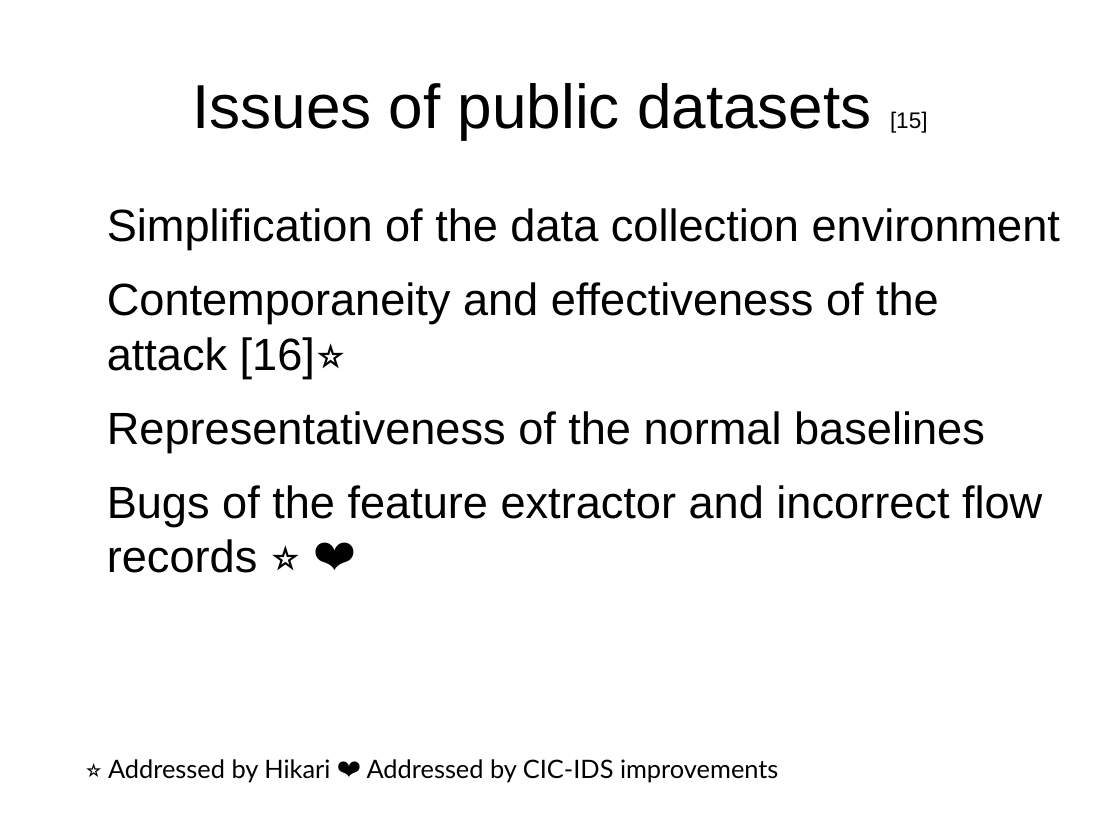
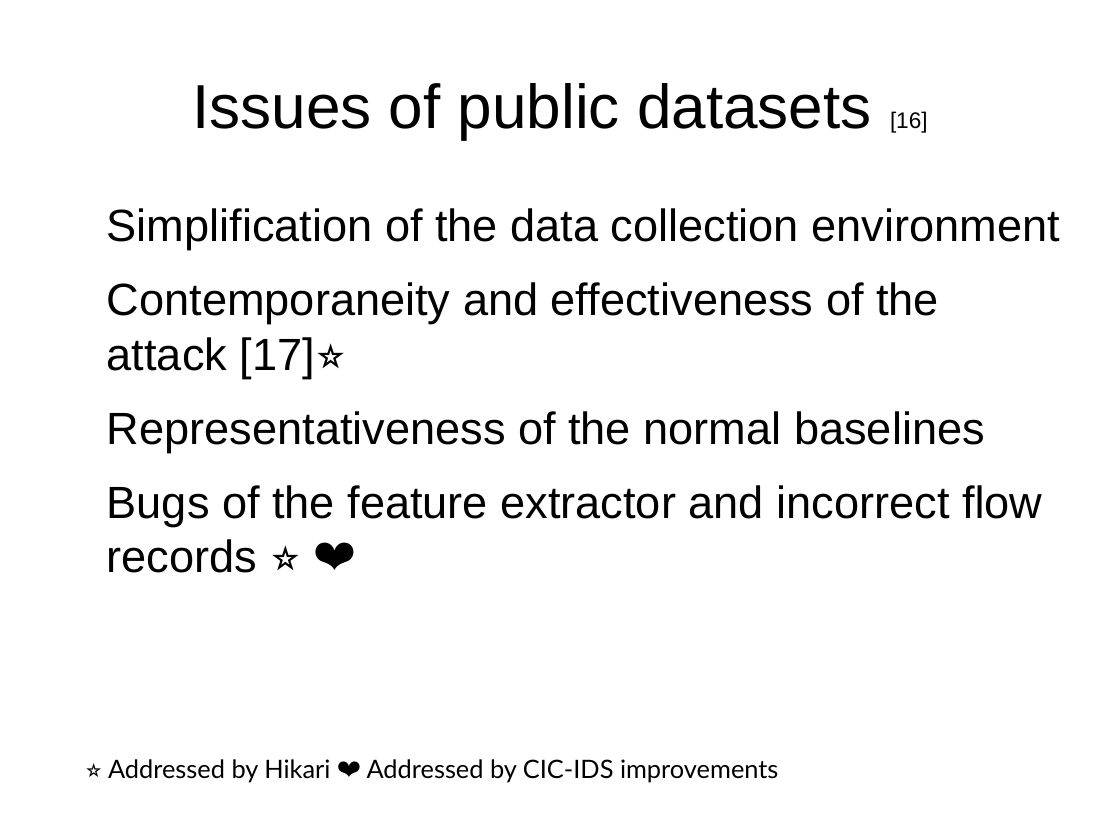
Before and after one commit to ludotosk/tesi, a slide deck: slide 10 of documents/presentazione-paper-review.odp. Drawn at 1120x840 pixels with LibreOffice and Linux fonts; fonts in the diff are those of the drawing; background and template pictures are left out. Boxes give left, top, right and bottom in pixels: in the first picture for what was removed or moved away, otherwise in the second. Text is boxed around its words. In the diff, an @@ line names an element or a change of style, - is before the commit and + after.

```diff
--- a/documents/presentazione-paper-review.odp
+++ b/documents/presentazione-paper-review.odp
@@ title at [192,83,928,139]: text changed @@
-Issues of public datasets [15]
+Issues of public datasets [16]
@@ text at [107,282,939,378]: text changed @@
-• Contemporaneity and effectiveness of the attack [16]⭐
+• Contemporaneity and effectiveness of the attack [17]⭐
```
Also in this commit, not shown: 5 other slides changed, 2 slides added, 1 slide removed.
